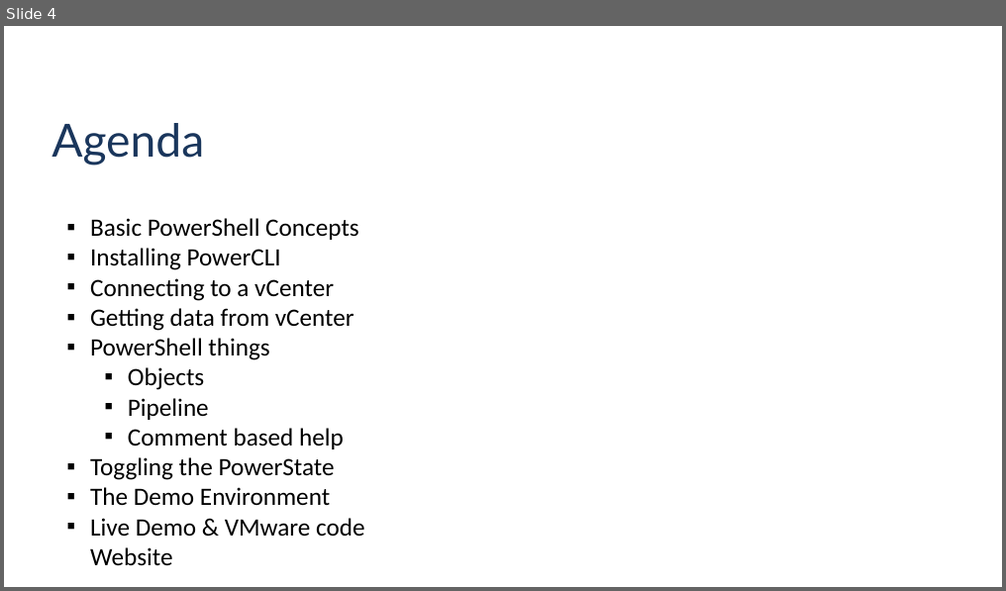
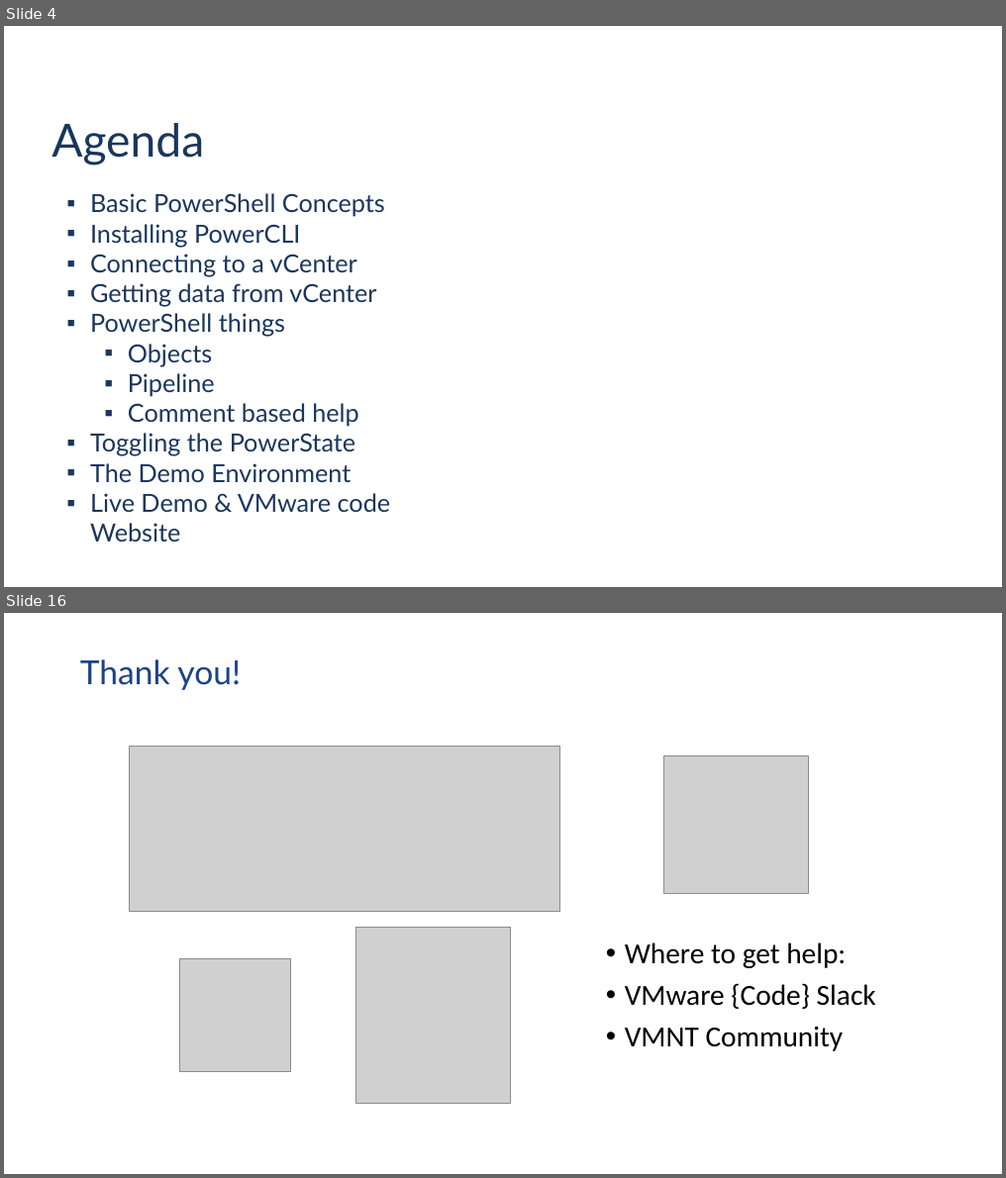
Before and after one commit to jpsider/Invoke-Automation, a slide deck: Powercli/PDX_VMUG_2023/UserCon-PPT-2023.pptx. Shown one above the other, each under a label of ours: slide 4 before the commit, slides 4 and 16 after it; the slides between them are not shown. The pictures are 1006x591 and 1006x1178 pixels, drawn with LibreOffice and Linux fonts; fonts in the diff are those of the drawing; grey boxes stand for pictures; background and template pictures are left out. Boxes give left, top, right and bottom in pixels: in the first picture for what was removed or moved away, otherwise in the second. Text is boxed around its words. In the diff, an @@ line names an element or a change of style, - is before the commit and + after.

```diff
--- a/Powercli/PDX_VMUG_2023/UserCon-PPT-2023.pptx
+++ b/Powercli/PDX_VMUG_2023/UserCon-PPT-2023.pptx
@@ slide 16 added at (x1=4, y1=613, x2=1002, y2=1174), background #FFFFFF @@
@@ title added at (x1=80, y1=660, x2=241, y2=690), 32 pt, text #1B4388 @@
+Thank you!
@@ picture added at (x1=130, y1=747, x2=560, y2=912) @@
@@ picture added at (x1=663, y1=756, x2=808, y2=894) @@
@@ picture added at (x1=355, y1=928, x2=511, y2=1103) @@
@@ picture added at (x1=180, y1=959, x2=291, y2=1072) @@
@@ text added at (x1=625, y1=943, x2=876, y2=1052), 28 pt, text #000000 @@
+• Where to get help:
+• VMware {Code} Slack
+• VMNT Community
@@ slide 4 changed as well @@
@@ text "Basic PowerShell Concepts" moved from (x1=90, y1=218, x2=364, y2=566) to (x1=90, y1=193, x2=391, y2=542) @@
@@ text "Basic PowerShell Concepts" at (x1=90, y1=193, x2=391, y2=542): font Calibri to Lato, text colour #000000 to #1A365C @@
```
Also in this commit, not shown: 11 other slides added, 4 slides removed, 1 other file.
